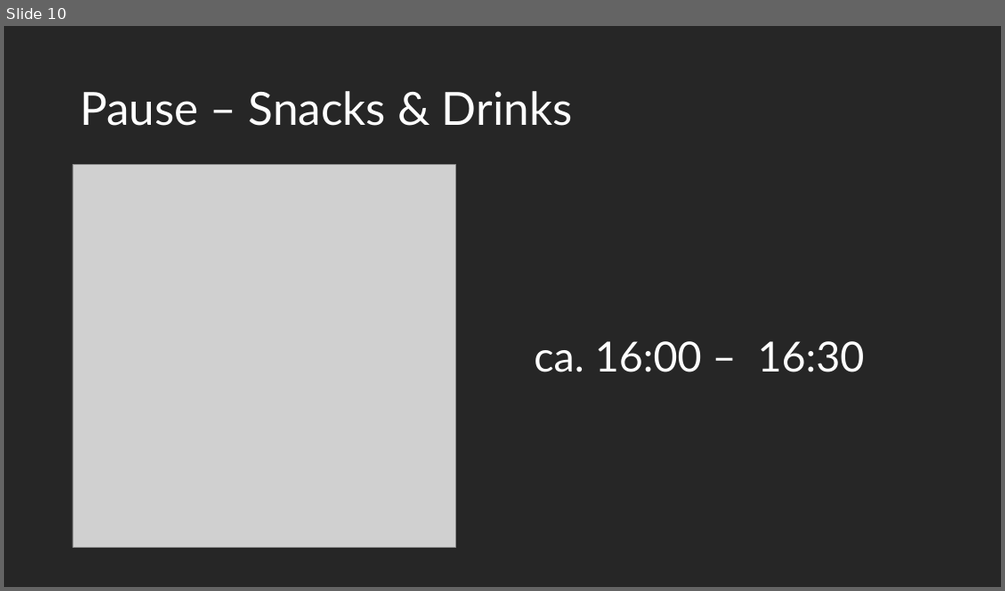
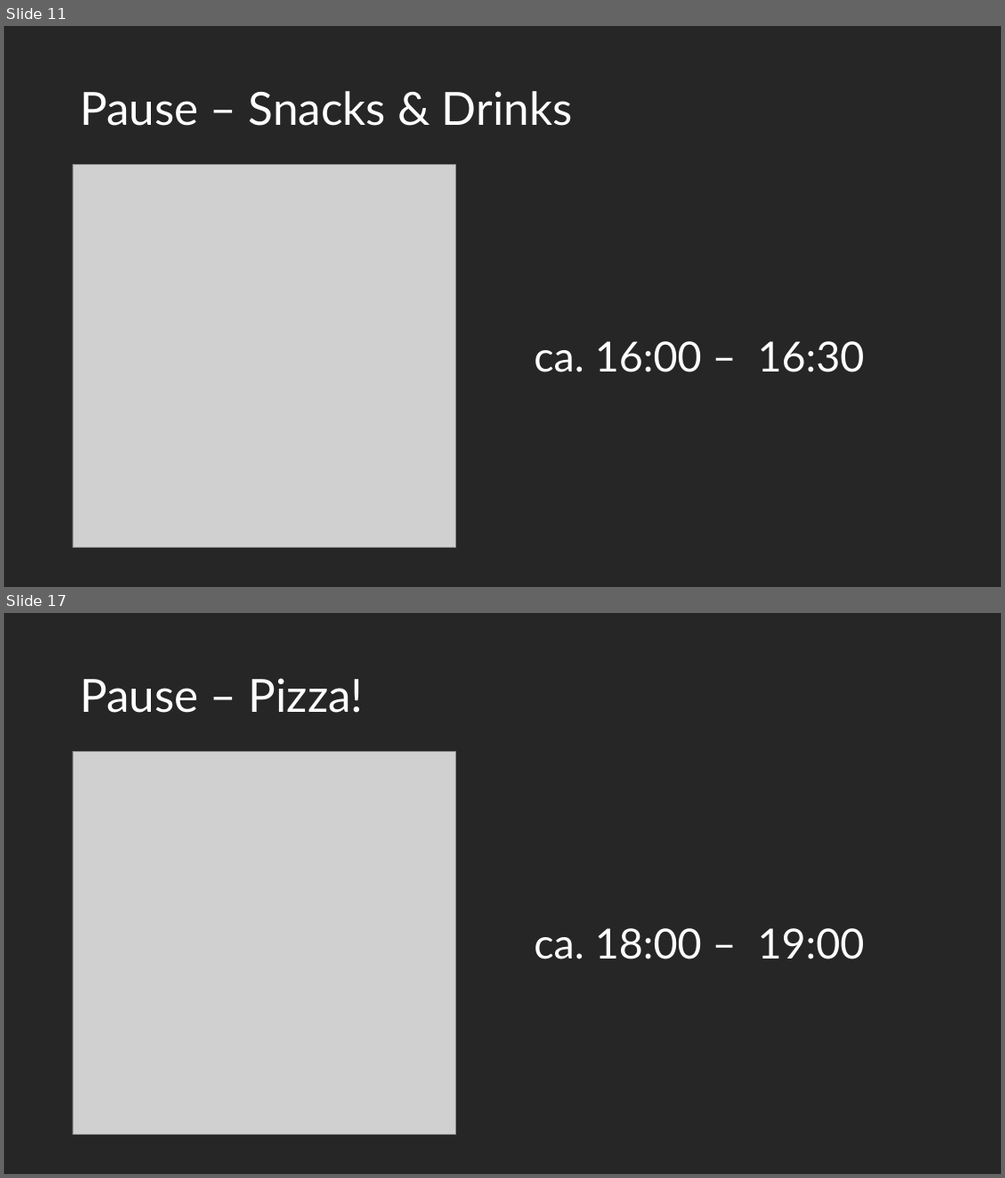
Before and after one commit to maximotus/skill-saturday-wordpress-portfolio-website, a slide deck: wordpress-portfolio-website-presentation.pptx. Shown one above the other, each under a label of ours: slide 10 before the commit, slides 11 and 17 after it; the slides between them are not shown. The pictures are 1005x591 and 1005x1178 pixels, drawn with LibreOffice and Linux fonts; fonts in the diff are those of the drawing; grey boxes stand for pictures. Boxes give left, top, right and bottom in pixels: in the first picture for what was removed or moved away, otherwise in the second. Text is boxed around its words. In the diff, an @@ line names an element or a change of style, - is before the commit and + after.

```diff
--- a/wordpress-portfolio-website-presentation.pptx
+++ b/wordpress-portfolio-website-presentation.pptx
@@ slide 17 added at (4,613,1001,1174), background #262626 @@
@@ title added at (80,678,364,713), 44 pt, text #FFFFFF @@
+Pause – Pizza!
@@ picture added at (73,751,455,1135) @@
@@ text added at (534,928,865,959), 40 pt, text #FFFFFF @@
+ca. 18:00 – 19:00
@@ what was slide 10 is now slide 11 @@
```
Also in this commit, not shown: 11 slides changed, 4 other slides added, 16 other files.
